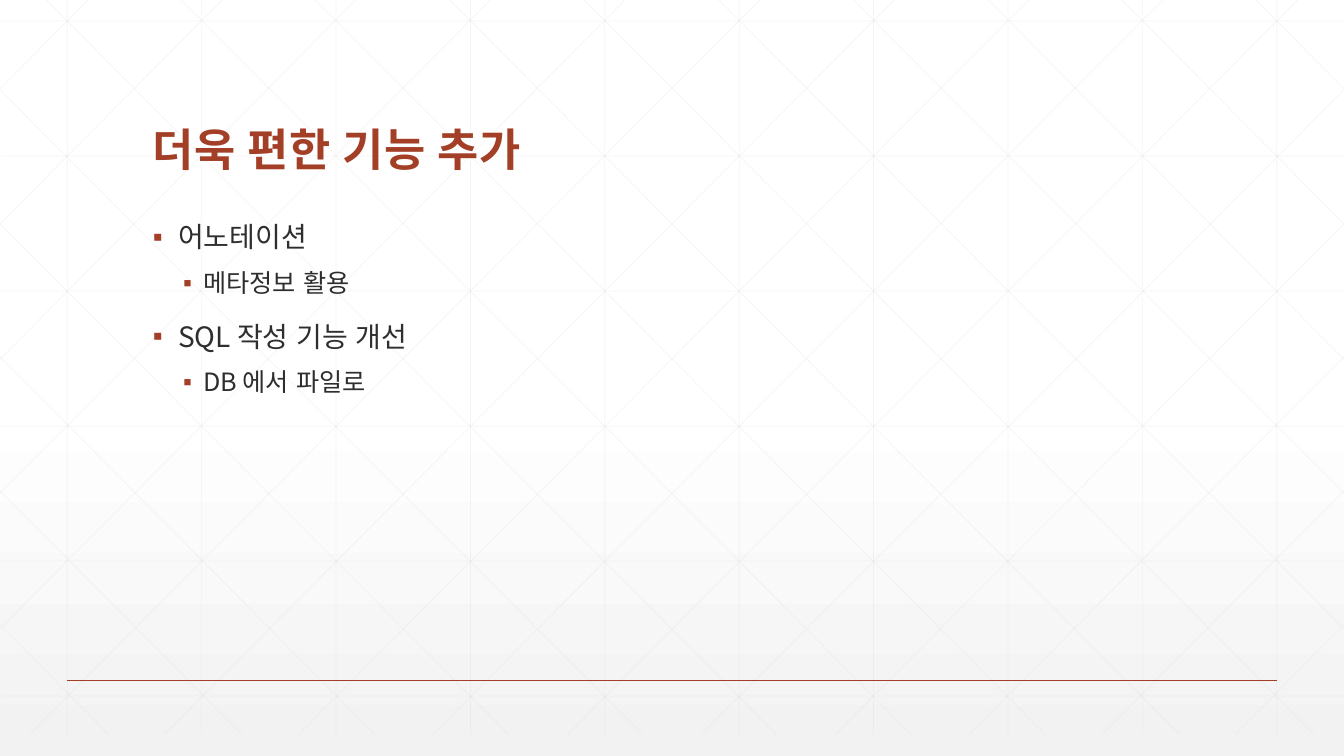
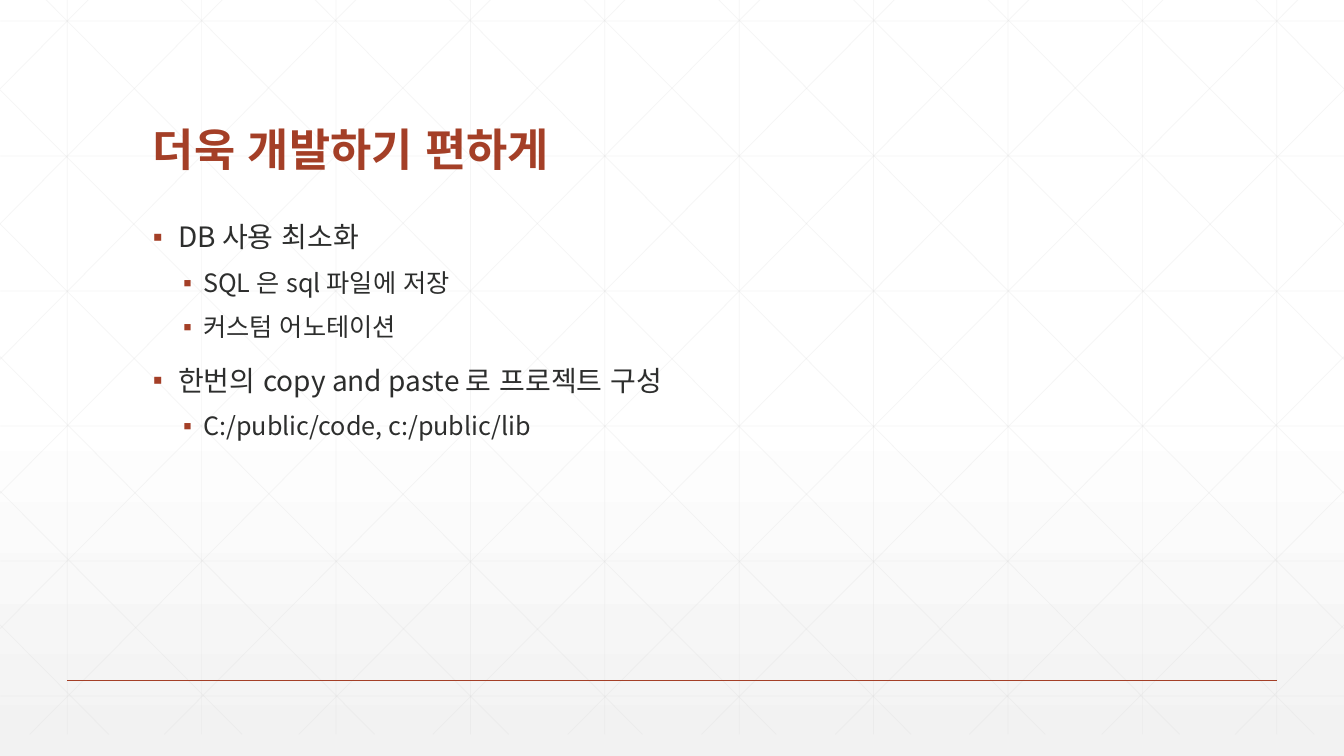
Before and after one commit to zeroshift01/code5, a slide deck: slide 4 of inflearn01/doc/교재_개정내용.pptx. Drawn at 1344x756 pixels with LibreOffice and Linux fonts; fonts in the diff are those of the drawing. Boxes give left, top, right and bottom in pixels: in the first picture for what was removed or moved away, otherwise in the second. Text is boxed around its words. In the diff, an @@ line names an element or a change of style, - is before the commit and + after.

```diff
--- a/inflearn01/doc/교재_개정내용.pptx
+++ b/inflearn01/doc/교재_개정내용.pptx
@@ title at bbox=[153, 128, 549, 170]: text changed @@
-더욱 편한 기능 추가
+더욱 개발하기 편하게
@@ text at bbox=[178, 224, 663, 441]: text changed; size 20 to 18 pt @@
-▪ 어노테이션
-  ▪ 메타정보 활용
-▪ SQL 작성 기능 개선
-  ▪ DB 에서 파일로
+▪ DB 사용 최소화
+  ▪ SQL 은 sql 파일에 저장
+  ▪ 커스텀 어노테이션
+▪ 한번의 copy and paste 로 프로젝트 구성
+  ▪ C:/public/code, c:/public/lib
```
Also in this commit, not shown: 6 other slides changed, 7 slides added.
